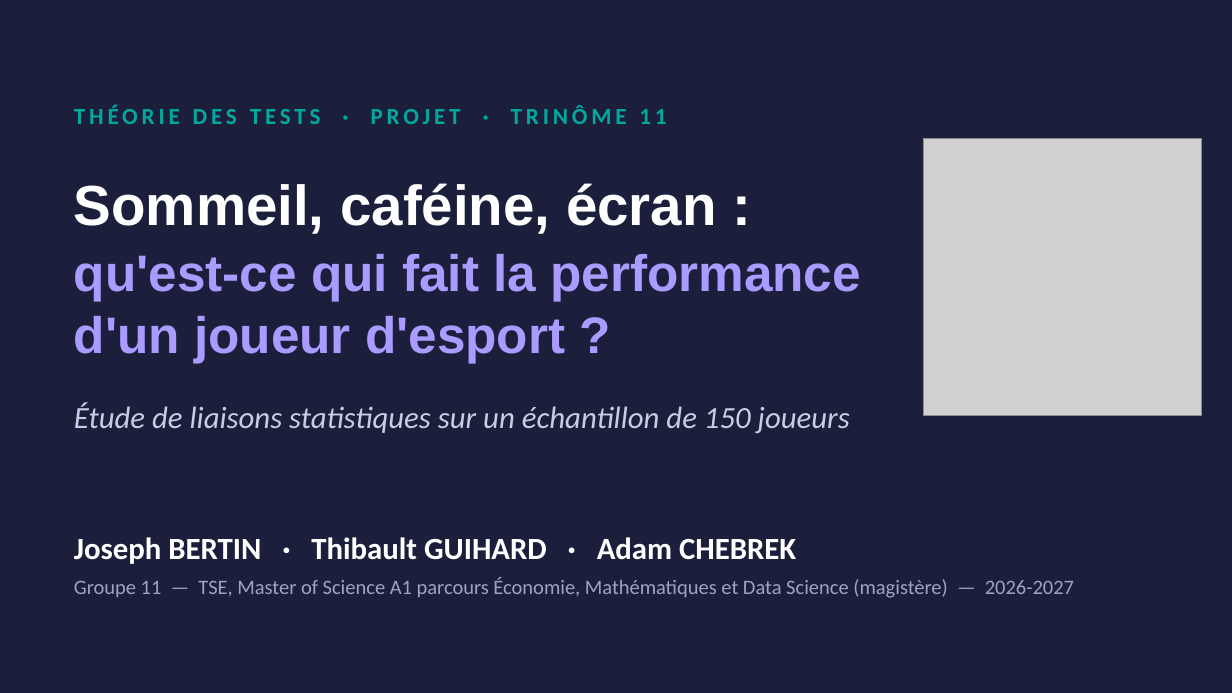
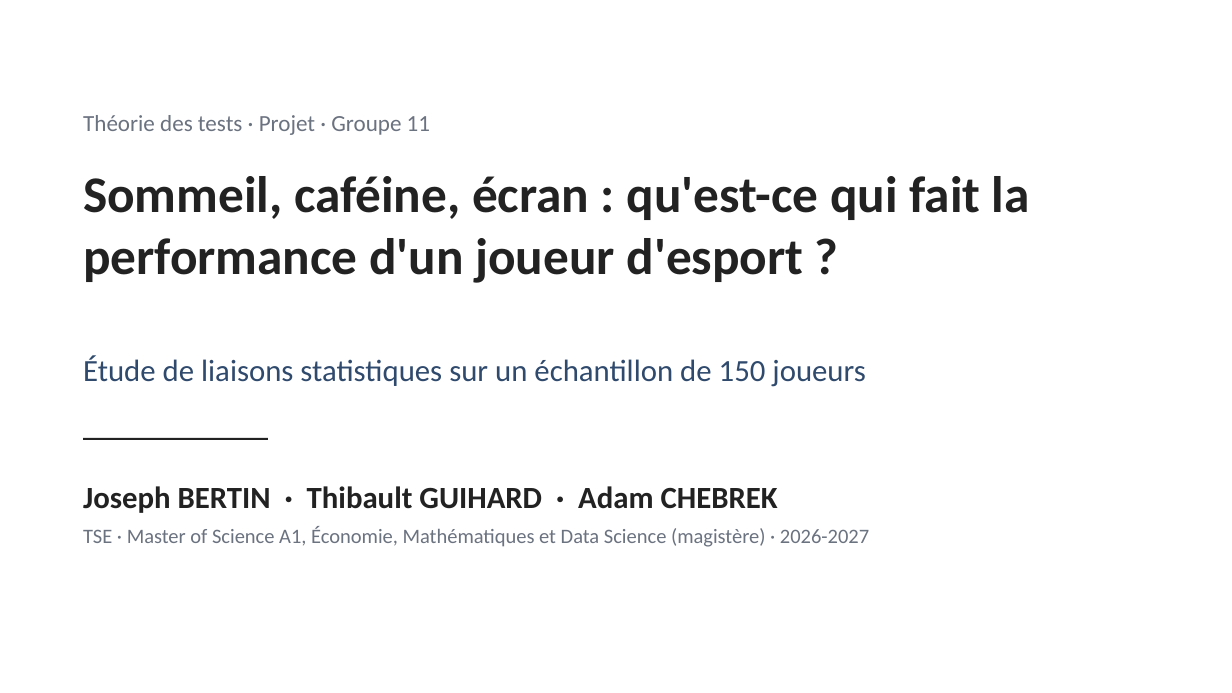
Before and after one commit to t4gfc6vrhp-eng/Stats, a slide deck: slide 1 of slides/presentation_trinome11.pptx. Drawn at 1232x693 pixels with LibreOffice and Linux fonts; fonts in the diff are those of the drawing; grey boxes stand for pictures. Boxes give left, top, right and bottom in pixels: in the first picture for what was removed or moved away, otherwise in the second. Text is boxed around its words. In the diff, an @@ line names an element or a change of style, - is before the commit and + after.

```diff
--- a/slides/presentation_trinome11.pptx
+++ b/slides/presentation_trinome11.pptx
@@ background #1B1F3B to #FFFFFF @@
@@ text at [83, 115, 430, 135]: text changed; text colour #00A99D to #6B7280; bold off @@
-THÉORIE DES TESTS · PROJET · TRINÔME 11
+Théorie des tests · Projet · Groupe 11
@@ picture removed at [924, 139, 1202, 416] @@
@@ text at [83, 176, 1030, 283]: text changed; font Arial to Calibri; text colour #A99BFF to #222222 @@
-qu'est-ce qui fait la performance d'un joueur d'esport ?
+Sommeil, caféine, écran : qu'est-ce qui fait la performance d'un joueur d'esport ?
@@ text removed at [74, 183, 717, 234] @@
-Sommeil, caféine, écran :
@@ text "Étude de liaisons statistiques sur ...": place and size @@
-text "Étude de liaisons statistiques sur ..." at [74, 402, 850, 433]
+text "Étude de liaisons statistiques sur ..." at [83, 356, 866, 387]
@@ text "Étude de liaisons statistiques sur ..." at [83, 356, 866, 387]: text colour #C9CCE3 to #2F4A6D, italic off @@
@@ line added from (83, 439) to (268, 439), #222222 1.5 pt @@
@@ text "Joseph BERTIN · Thibault GUIHARD ...": place and size @@
-text "Joseph BERTIN · Thibault GUIHARD ..." at [74, 537, 1074, 598]
+text "Joseph BERTIN · Thibault GUIHARD ..." at [83, 486, 869, 547]
@@ text at [83, 486, 778, 513]: text colour #FFFFFF to #222222 in "Joseph BERTIN · Thibault GUIHARD · Adam ..." @@
@@ text at [83, 526, 869, 547]: text changed; text colour #9EA3C4 to #6B7280 @@
-Groupe 11 — TSE, Master of Science A1 parcours Économie, Mathématiques et Data Science (magistère) — 2026-2027
+TSE · Master of Science A1, Économie, Mathématiques et Data Science (magistère) · 2026-2027
```
Also in this commit, not shown: 4 other slides changed, 10 slides added, 4 other files.
